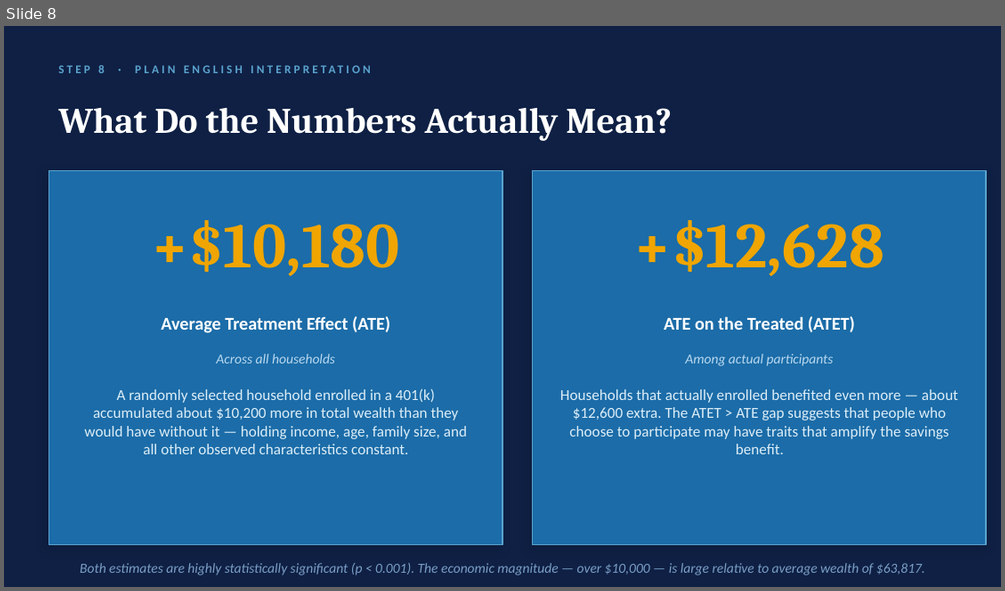
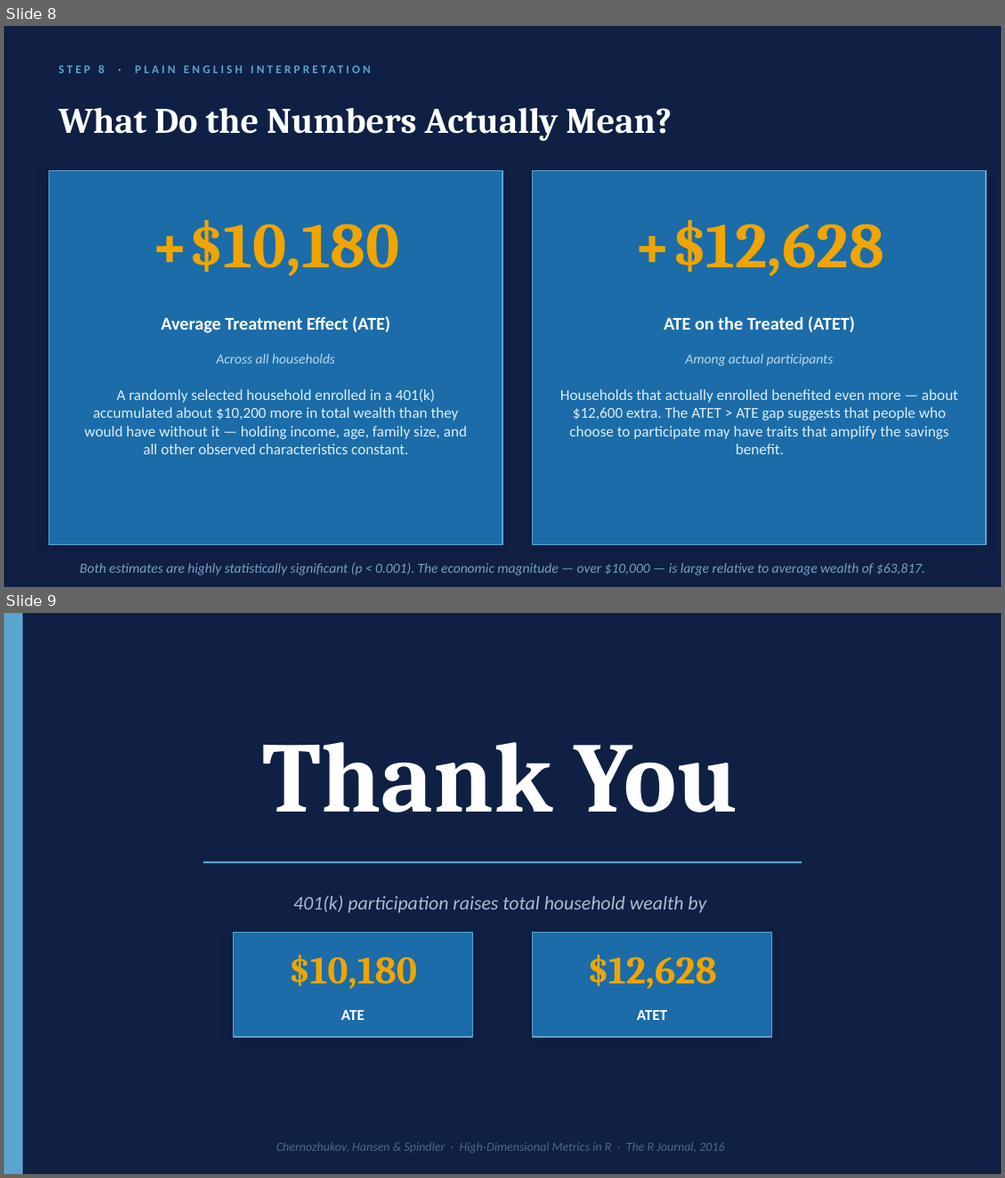
Before and after one commit to Patrick137469/hdm-401k-replication, a slide deck: presentation/GSE552_401k_prof_format.pptx. Shown one above the other, each under a label of ours: slide 8 before the commit, slides 8 and 9 after it. The pictures are 1005x591 and 1005x1178 pixels, drawn with LibreOffice and Linux fonts; fonts in the diff are those of the drawing. Boxes give left, top, right and bottom in pixels: in the first picture for what was removed or moved away, otherwise in the second. Text is boxed around its words. In the diff, an @@ line names an element or a change of style, - is before the commit and + after.

```diff
--- a/presentation/GSE552_401k_prof_format.pptx
+++ b/presentation/GSE552_401k_prof_format.pptx
@@ slide 9 added at <box>4,613,1001,1174</box>, background #0F2044 @@
@@ rectangle added at <box>4,613,22,1173</box>, fill #5BA4CF, outline #5BA4CF 1 pt @@
@@ text added at <box>263,742,737,812</box>, 72 pt, text #FFFFFF, bold @@
+Thank You
@@ line added from (203, 862) to (801, 862), #5BA4CF 1.5 pt @@
@@ text added at <box>293,895,706,913</box>, 14 pt, text #AABCD0, italic @@
+401(k) participation raises total household wealth by
@@ rectangle added at <box>234,932,472,1037</box>, fill #1B6CA8, outline #5BA4CF 1 pt @@
@@ rectangle added at <box>533,932,771,1037</box>, fill #1B6CA8, outline #5BA4CF 1 pt @@
@@ text added at <box>289,954,417,989</box>, 28 pt, text #F0A500, bold @@
+$10,180
@@ text added at <box>587,954,716,989</box>, 28 pt, text #F0A500, bold @@
+$12,628
@@ text added at <box>341,1010,364,1020</box>, 11 pt, text #FFFFFF, bold @@
+ATE
@@ text added at <box>637,1010,667,1020</box>, 11 pt, text #FFFFFF, bold @@
+ATET
@@ text added at <box>276,1142,724,1152</box>, 9 pt, text #4A6A8A, italic @@
+Chernozhukov, Hansen & Spindler · High-Dimensional Metrics in R · The R Journal, 2016
```
Also in this commit, not shown: 2 slides removed.
